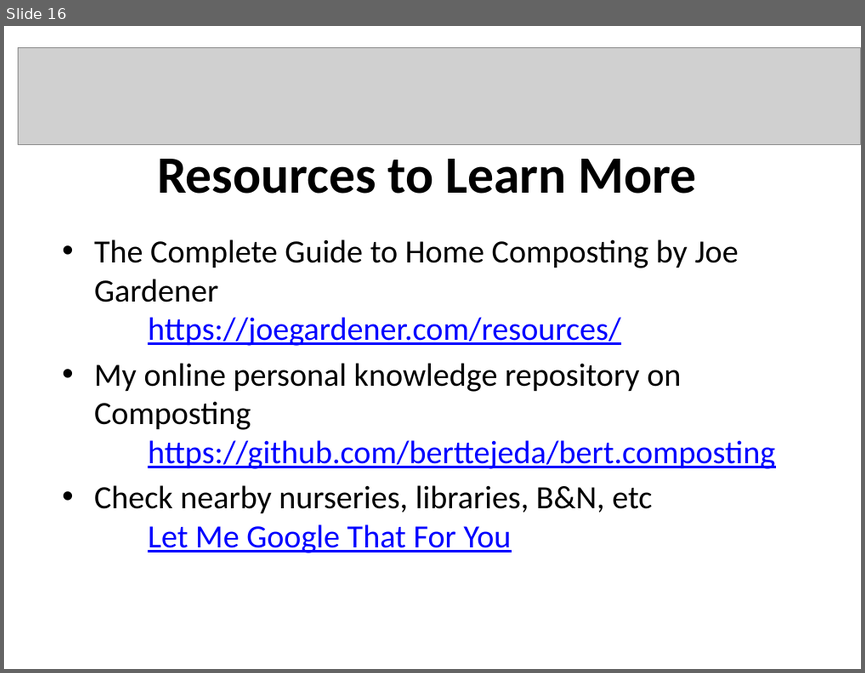
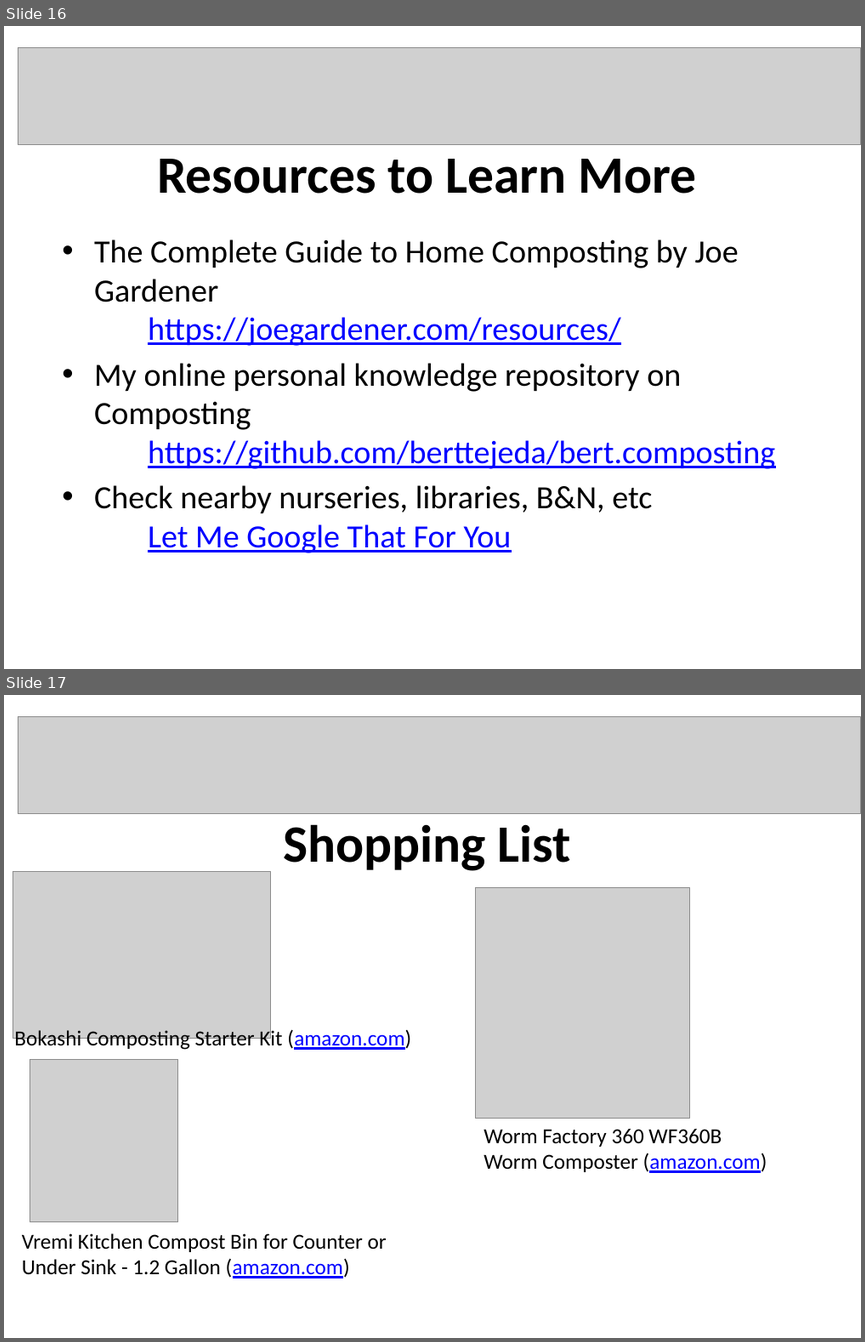
Before and after one commit to berttejeda/bert.composting, a slide deck: Compost Presentation.pptx. Shown one above the other, each under a label of ours: slide 16 before the commit, slides 16 and 17 after it. The pictures are 865x673 and 865x1342 pixels, drawn with LibreOffice and Linux fonts; fonts in the diff are those of the drawing; grey boxes stand for pictures. Boxes give left, top, right and bottom in pixels: in the first picture for what was removed or moved away, otherwise in the second. Text is boxed around its words. In the diff, an @@ line names an element or a change of style, - is before the commit and + after.

Commit message:
Various formatting improvements Added 'Shopping List' slide

```diff
--- a/Compost Presentation.pptx
+++ b/Compost Presentation.pptx
@@ slide 17 added at [4,695,861,1338], background #FFFFFF @@
@@ picture added at [18,716,860,814] @@
@@ title added at [283,824,571,871], 44 pt, text #000000, bold @@
+Shopping List
@@ picture added at [13,872,270,1038] @@
@@ picture added at [475,888,689,1118] @@
@@ text added at [14,1028,411,1051], 18 pt, text #000000 @@
+Bokashi Composting Starter Kit (amazon.com)
@@ picture added at [30,1059,179,1221] @@
@@ text added at [483,1129,767,1173], 18 pt, text #000000 @@
+Worm Factory 360 WF360B
+Worm Composter (amazon.com)
@@ text added at [22,1233,386,1278], 18 pt, text #000000 @@
+Vremi Kitchen Compost Bin for Counter or Under Sink - 1.2 Gallon (amazon.com)
```
Also in this commit, not shown: 3 slides changed.
